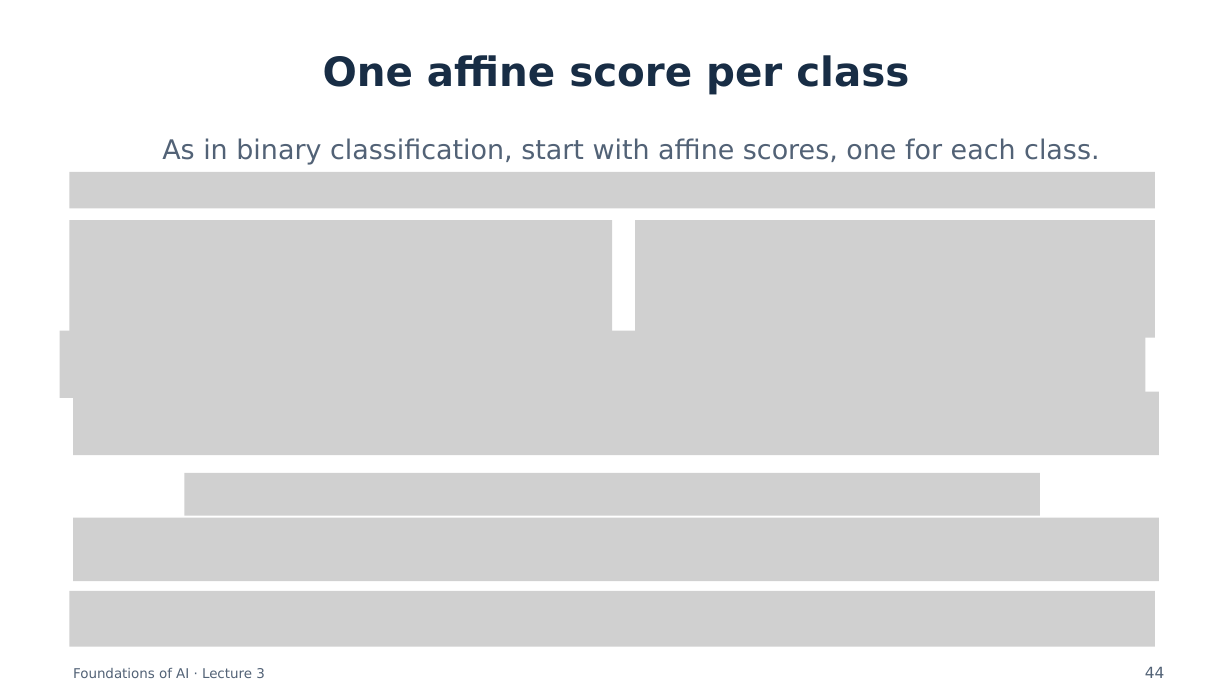
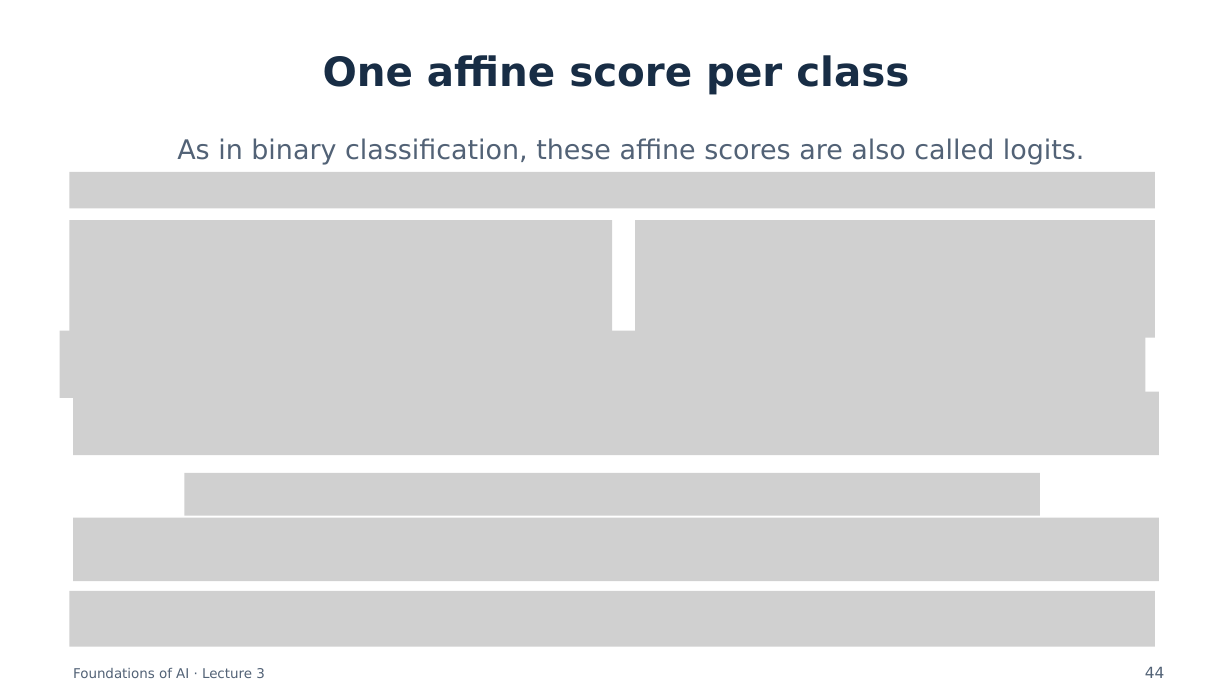
Before and after one commit to semtm0051/2026_27, a slide deck: slide 44 of Week_03/Slides/Week_03 - Slides.pptx. Drawn at 1232x693 pixels with LibreOffice and Linux fonts; fonts in the diff are those of the drawing; grey boxes stand for pictures. Boxes give left, top, right and bottom in pixels: in the first picture for what was removed or moved away, otherwise in the second. Text is boxed around its words. In the diff, an @@ line names an element or a change of style, - is before the commit and + after.

```diff
--- a/Week_03/Slides/Week_03 - Slides.pptx
+++ b/Week_03/Slides/Week_03 - Slides.pptx
@@ text at (x1=177, y1=138, x2=1085, y2=165): text changed @@
-As in binary classification, start with affine scores, one for each class.
+As in binary classification, these affine scores are also called logits.
```
Also in this commit, not shown: 1 other slide changed, 2 other files.
